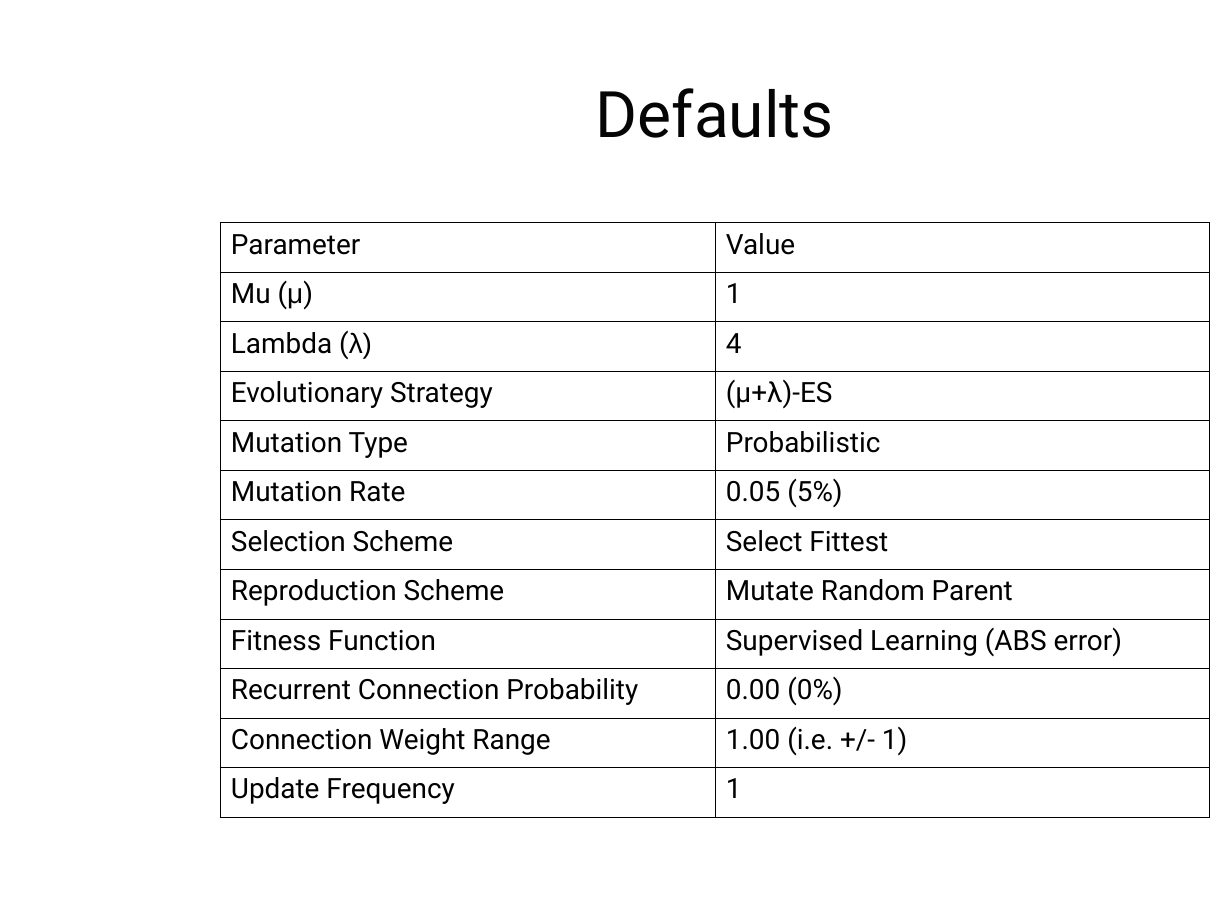
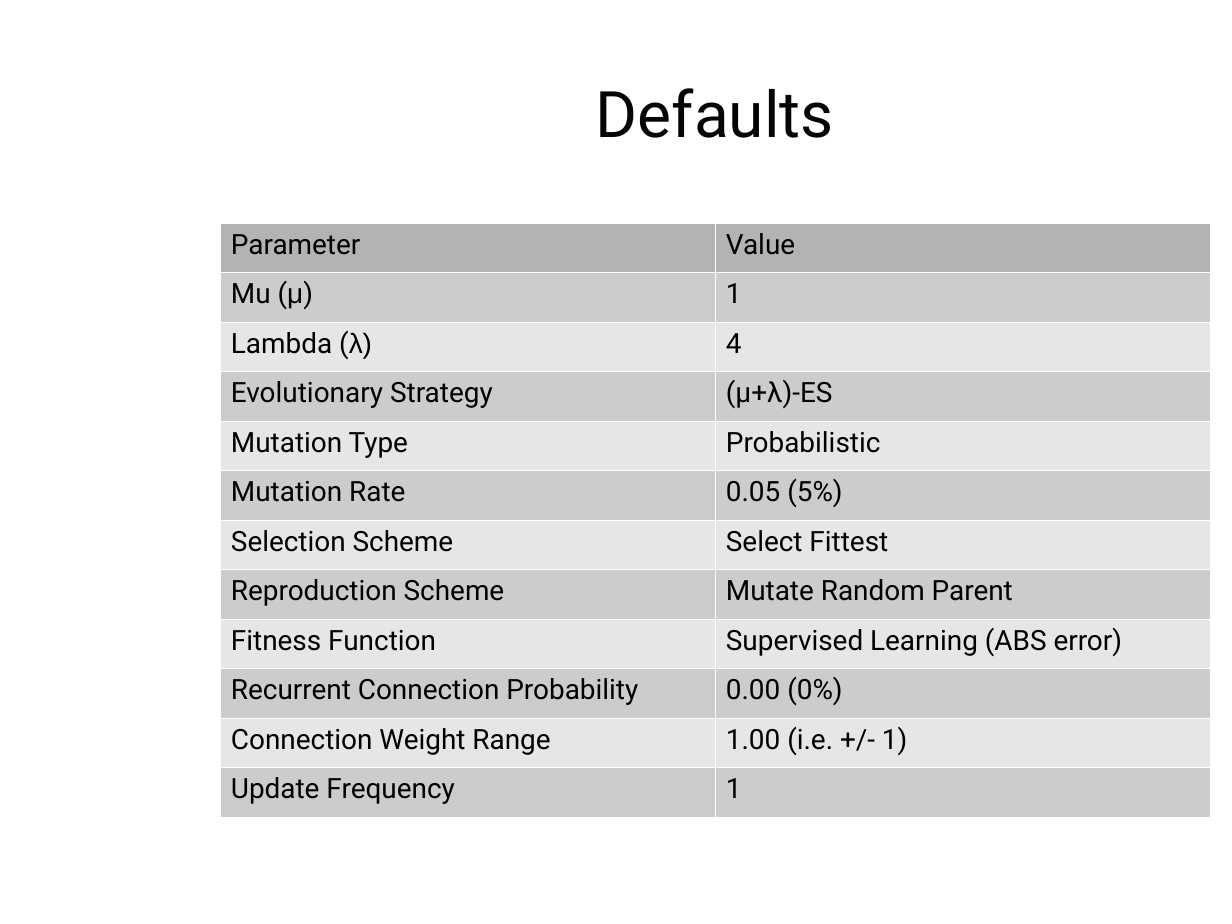
Before and after one commit to AndrewJamesTurner/CGP-Library, a slide deck: slide 8 of presentation/introduction.odp. Drawn at 1232x924 pixels with LibreOffice and Linux fonts; fonts in the diff are those of the drawing; background and template pictures are left out. Boxes give left, top, right and bottom in pixels: in the first picture for what was removed or moved away, otherwise in the second. Text is boxed around its words. In the diff, an @@ line names an element or a change of style, - is before the commit and + after.

Commit message:
edit to presentation

```diff
--- a/presentation/introduction.odp
+++ b/presentation/introduction.odp
@@ table at box(220, 222, 1211, 808) @@
@@ fill none to #B3B3B3 in row 1 @@
@@ fill none to #CCCCCC in 12 cells @@
@@ fill none to #E6E6E6 in 10 cells @@
@@ borders changed @@
```
Also in this commit, not shown: 2 other slides changed.
